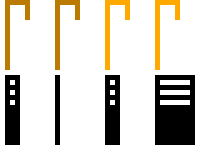
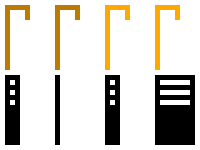
Layers edited between the first and the second (200, 150) image:
painted on "Layer" over [5, 0, 180, 10]
